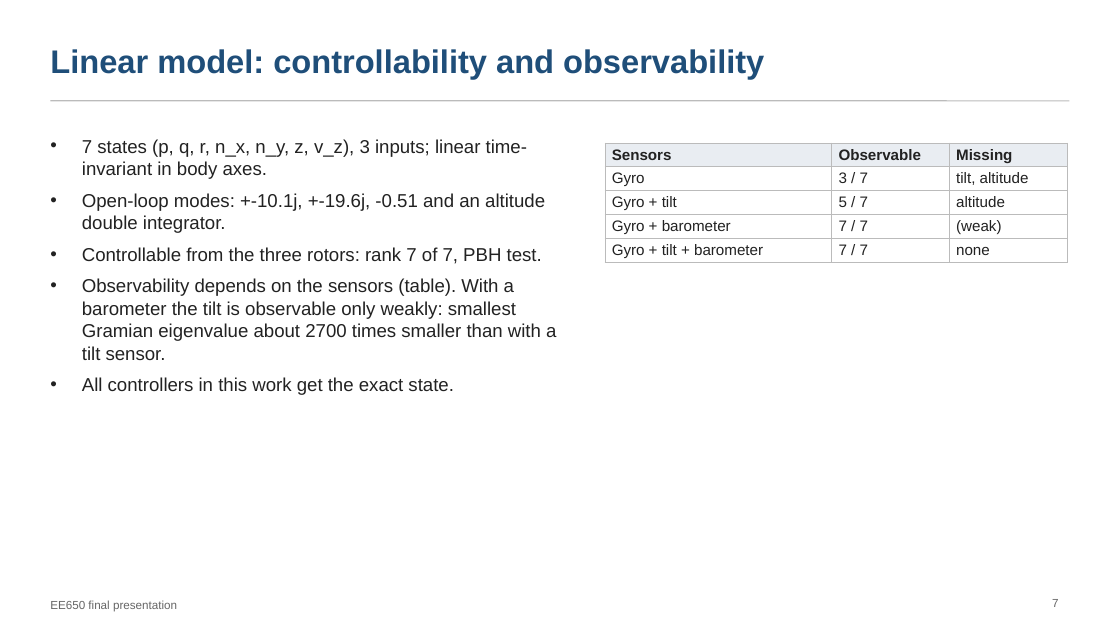
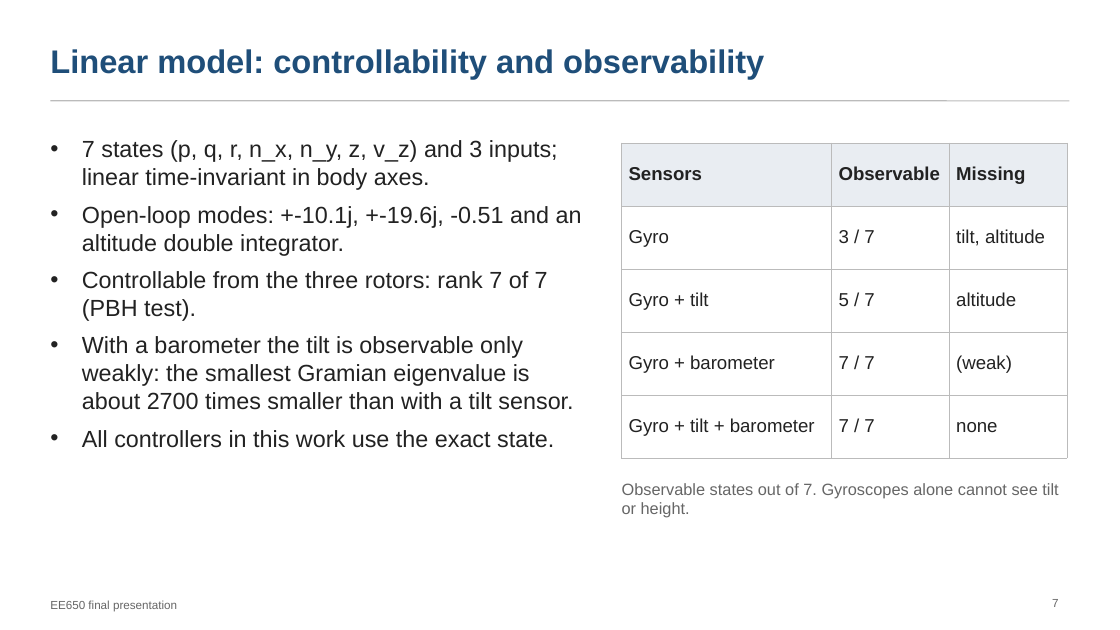
Before and after one commit to pranshuk22/quadrotor-rotor-loss-recovery, a slide deck: slide 7 of docs/deck/final-presentation.pptx. Drawn at 1120x630 pixels with LibreOffice and Linux fonts; fonts in the diff are those of the drawing. Boxes give left, top, right and bottom in pixels: in the first picture for what was removed or moved away, otherwise in the second. Text is boxed around its words. In the diff, an @@ line names an element or a change of style, - is before the commit and + after.

Commit message:
Rework the final deck: fuller layouts, no internal experiment labels
Slide titles and text no longer use the experiment names; the title rows of the figures are cropped (prepare_figures.py) and panel captions are slide text. Tables and figures are enlarged to fill the slides; overflowing text boxes fixed.

```diff
--- a/docs/deck/final-presentation.pptx
+++ b/docs/deck/final-presentation.pptx
@@ text at (82,140,558,190): text changed; size 16 to 20 pt @@
-• 7 states (p, q, r, n_x, n_y, z, v_z), 3 inputs; linear time-invariant in body axes.
+• 7 states (p, q, r, n_x, n_y, z, v_z) and 3 inputs; linear time-invariant in body axes.
@@ table at (622,143,1067,440) @@
@@ size 13 to 16 pt @@
@@ table: place and size @@
-table at (605,143,1067,262)
+table at (622,143,1067,440)
@@ text at (82,206,582,256): size 16 to 20 pt in "Open-loop modes: +-10.1j, +-19.6j, -0.51 and an ..." @@
@@ text at (82,271,573,448): text changed; size 16 to 20 pt @@
-• Controllable from the three rotors: rank 7 of 7, PBH test.
-• Observability depends on the sensors (table). With a barometer the tilt is observable only weakly: smallest Gramian eigenvalue about 2700 times smaller than with a tilt sensor.
-• All controllers in this work get the exact state.
+• Controllable from the three rotors: rank 7 of 7 (PBH test).
+• With a barometer the tilt is observable only weakly: the smallest Gramian eigenvalue is about 2700 times smaller than with a tilt sensor.
+• All controllers in this work use the exact state.
@@ text added at (622,483,1058,518), 14 pt, text #666666 @@
+Observable states out of 7. Gyroscopes alone cannot see tilt or height.
```
Also in this commit, not shown: 18 other slides changed, 14 other files.
